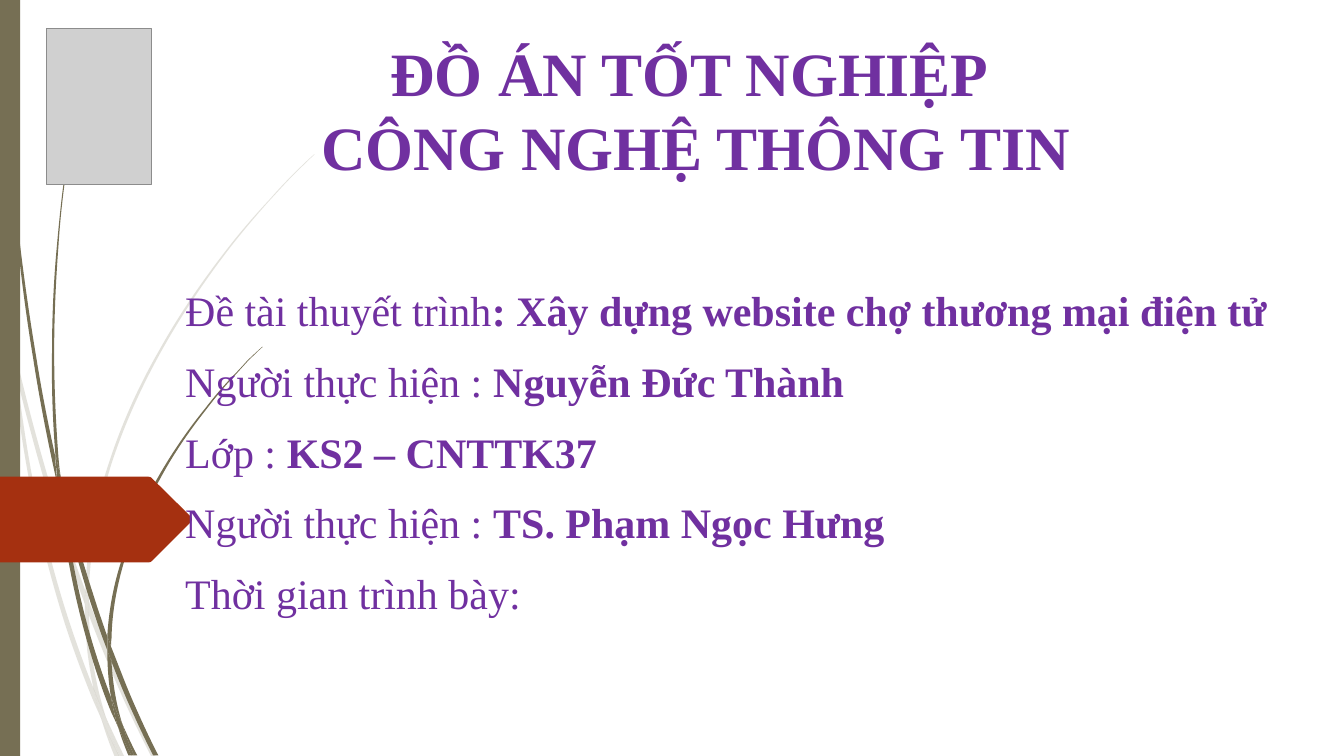
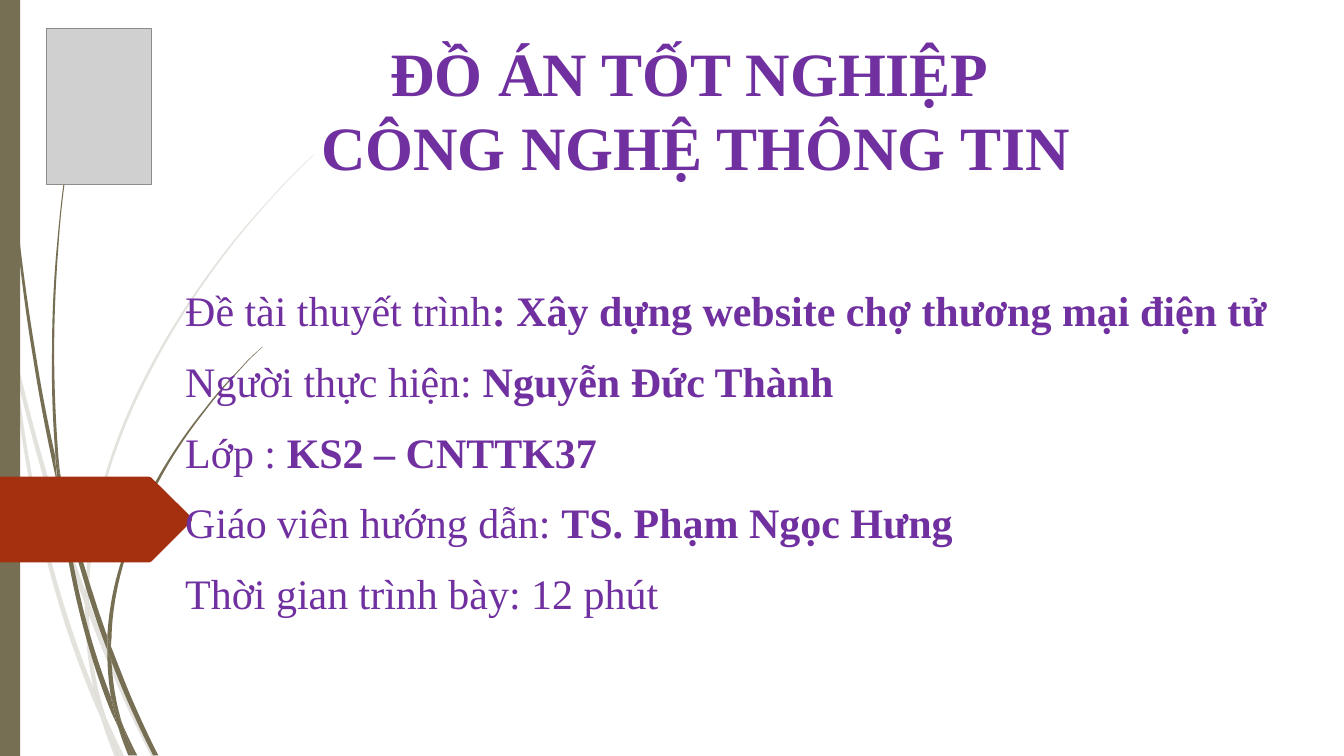
Before and after one commit to thanhgonzalo/datn, a slide deck: slide 1 of Slide.ppt. Drawn at 1344x756 pixels with LibreOffice and Linux fonts; fonts in the diff are those of the drawing; grey boxes stand for pictures; background and template pictures are left out. Boxes give left, top, right and bottom in pixels: in the first picture for what was removed or moved away, otherwise in the second. Text is boxed around its words. In the diff, an @@ line names an element or a change of style, - is before the commit and + after.

Commit message:
Slide

```diff
--- a/Slide.ppt
+++ b/Slide.ppt
@@ title at <box>185,295,1266,617</box>: text changed; bold off @@
-Đề tài thuyết trình: Xây dựng website chợ thương mại điện tử
-Người thực hiện : Nguyễn Đức Thành
-Lớp : KS2 – CNTTK37
-Người thực hiện : TS. Phạm Ngọc Hưng
-Thời gian trình bày:
+Đề tài thuyết trình: Xây dựng website chợ thương mại điện tử
+Người thực hiện: Nguyễn Đức Thành
+Lớp : KS2 – CNTTK37
+Giáo viên hướng dẫn: TS. Phạm Ngọc Hưng
+Thời gian trình bày: 12 phút
```
Also in this commit, not shown: 8 other slides changed, 1 slide added, 1 slide removed.
